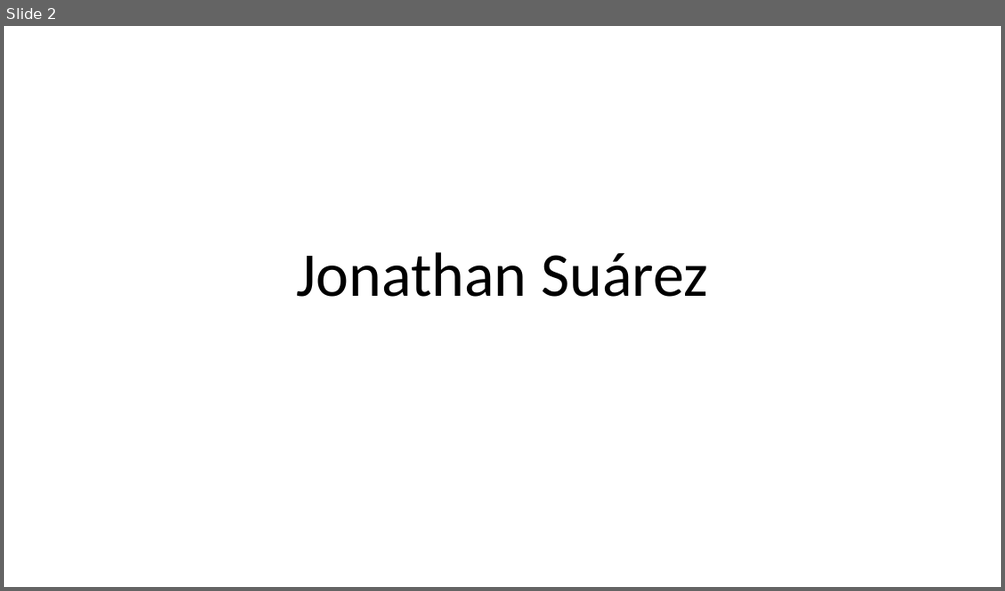
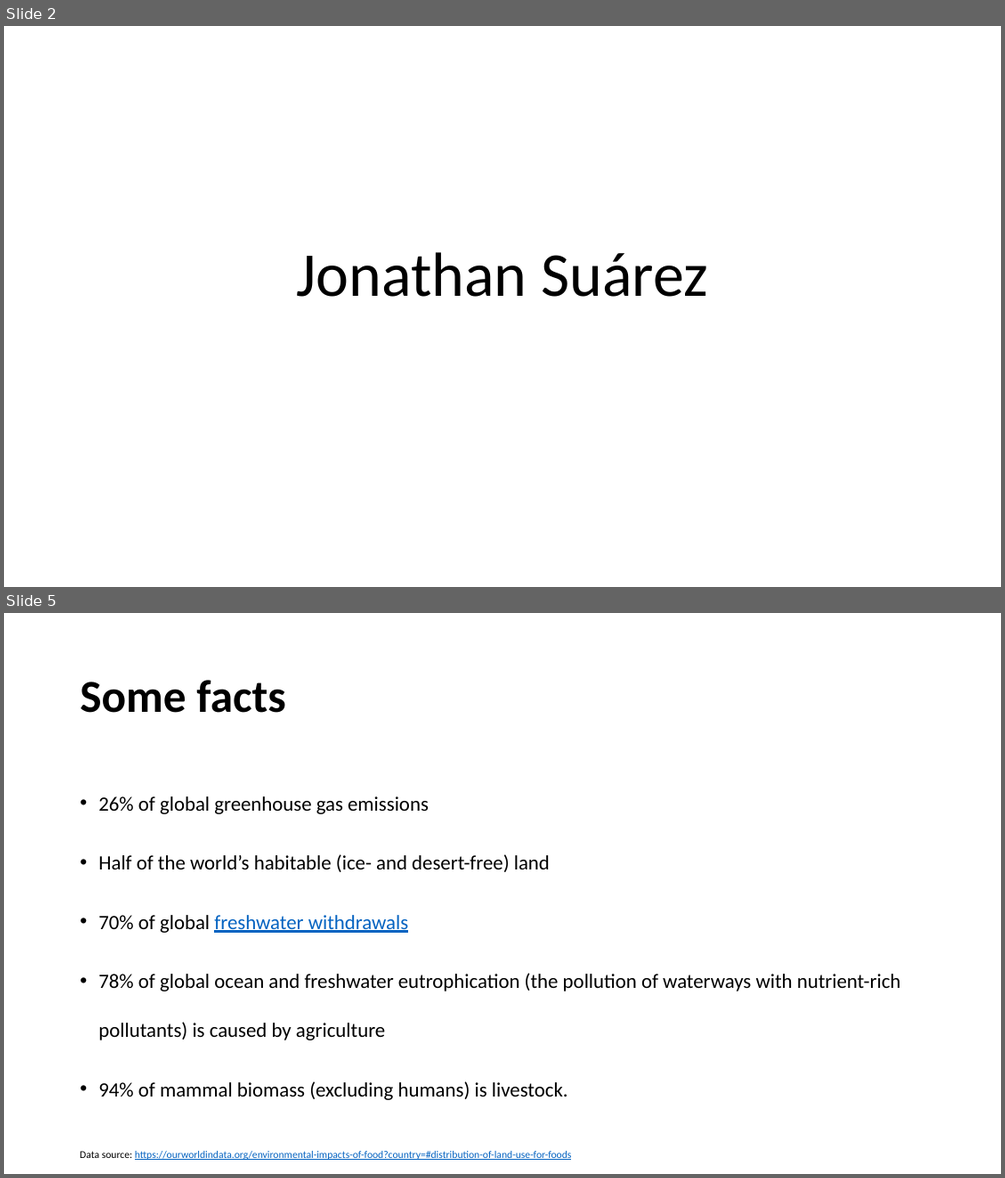
Before and after one commit to Jasc94/thebridge, a slide deck: 0_Project_EDA/documents/EDA_presentation.pptx. Shown one above the other, each under a label of ours: slide 2 before the commit, slides 2 and 5 after it; the slides between them are not shown. The pictures are 1005x591 and 1005x1178 pixels, drawn with LibreOffice and Linux fonts; fonts in the diff are those of the drawing. Boxes give left, top, right and bottom in pixels: in the first picture for what was removed or moved away, otherwise in the second. Text is boxed around its words. In the diff, an @@ line names an element or a change of style, - is before the commit and + after.

```diff
--- a/0_Project_EDA/documents/EDA_presentation.pptx
+++ b/0_Project_EDA/documents/EDA_presentation.pptx
@@ slide 5 added at bbox=[4, 613, 1001, 1174], background #FFFFFF @@
@@ title added at bbox=[80, 680, 285, 713], 44 pt, text #000000, bold @@
+Some facts
@@ text added at bbox=[98, 796, 901, 1100], 19.6 pt, text #000000 @@
+• 26% of global greenhouse gas emissions
+• Half of the world’s habitable (ice- and desert-free) land
+• 70% of global freshwater withdrawals
+• 78% of global ocean and freshwater eutrophication (the pollution of waterways with nutrient-rich pollutants) is caused by agriculture
+• 94% of mammal biomass (excluding humans) is livestock.
@@ text added at bbox=[80, 1151, 572, 1159], 10 pt, text #0563C1, underline @@
+Data source: https://ourworldindata.org/environmental-impacts-of-food?country=#distribution-of-land-use-for-foods
```
Also in this commit, not shown: 2 slides changed, 4 other slides added, 4 other files.
